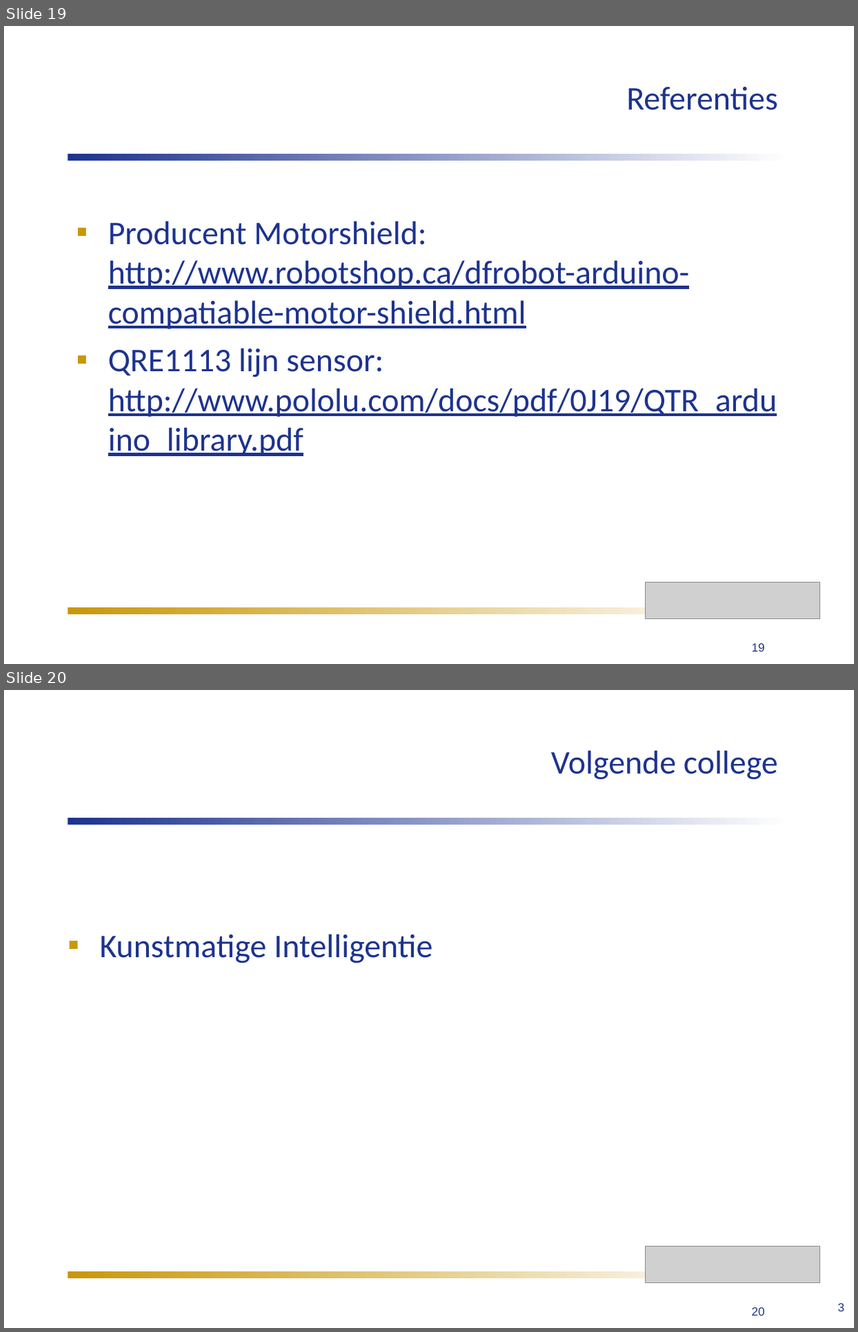
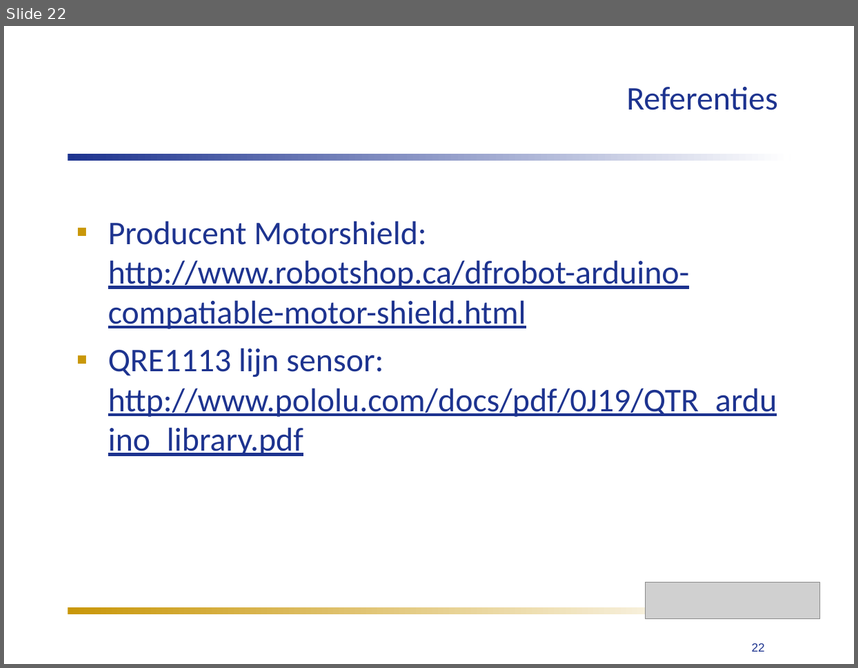
Before and after one commit to humiq/Greendevelopment, a slide deck: trunk/documents/Colleges/ISIROB College 4.ppt. Shown one above the other, each under a label of ours: slides 19 and 20 before the commit, slide 22 after it. The pictures are 858x1332 and 858x668 pixels, drawn with LibreOffice and Linux fonts; fonts in the diff are those of the drawing; grey boxes stand for pictures. Boxes give left, top, right and bottom in pixels: in the first picture for what was removed or moved away, otherwise in the second. Text is boxed around its words. In the diff, an @@ line names an element or a change of style, - is before the commit and + after.

```diff
--- a/trunk/documents/Colleges/ISIROB College 4.ppt
+++ b/trunk/documents/Colleges/ISIROB College 4.ppt
@@ slide 20 removed at (4, 690, 854, 1328), background #FFFFFF @@
@@ title removed at (551, 750, 778, 780) @@
-Volgende college
@@ rectangle removed at (67, 818, 791, 825) @@
@@ text removed at (100, 934, 432, 963) @@
-▪ Kunstmatige Intelligentie
@@ picture removed at (645, 1246, 820, 1283) @@
@@ rectangle removed at (67, 1270, 748, 1277) @@
@@ page number removed at (752, 1307, 765, 1315) @@
-20
@@ text removed at (838, 1303, 845, 1311) @@
-3
@@ what was slide 19 is now slide 22 @@
@@ page number at (752, 643, 765, 651): text changed @@
-19
+22
```
Also in this commit, not shown: 3 slides changed, 4 slides added, 1 other slide removed, 5 other files.
